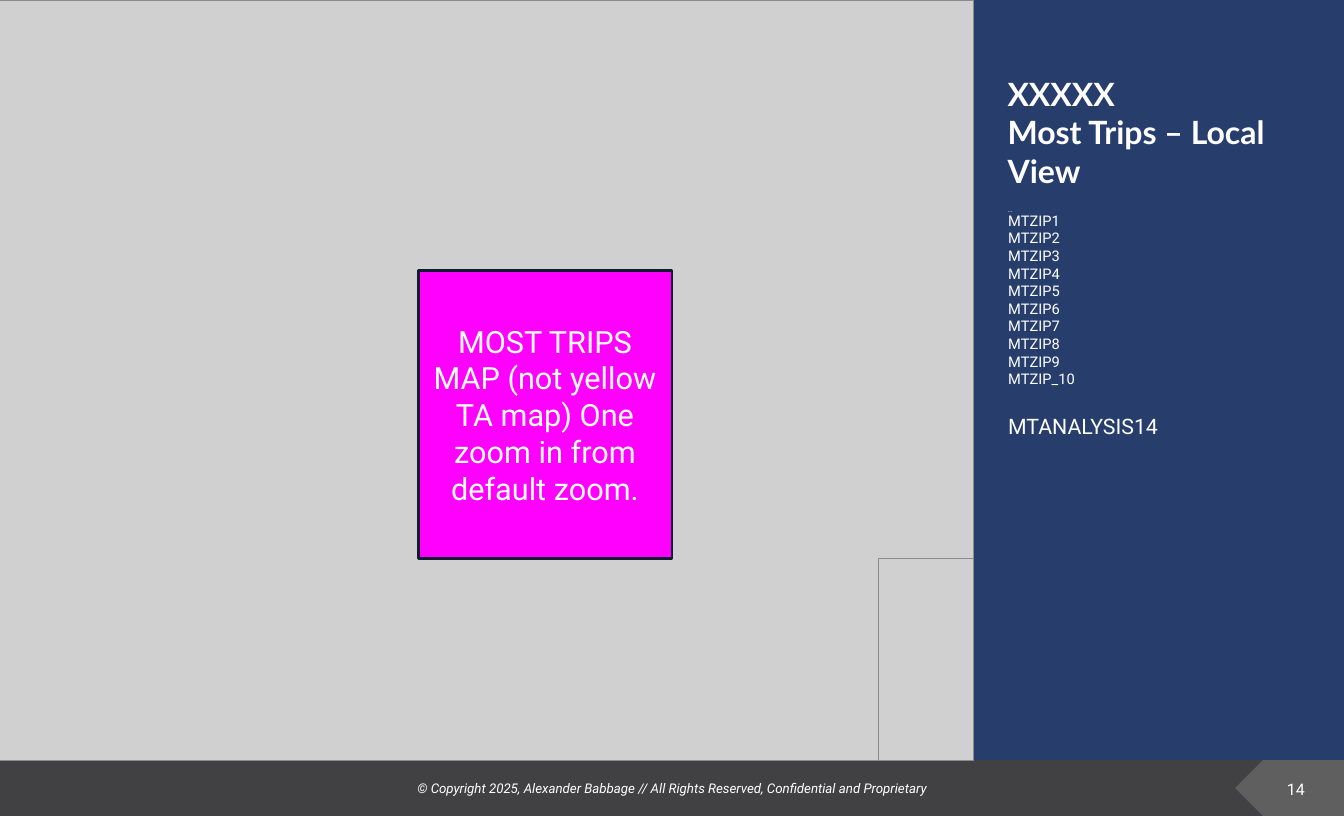
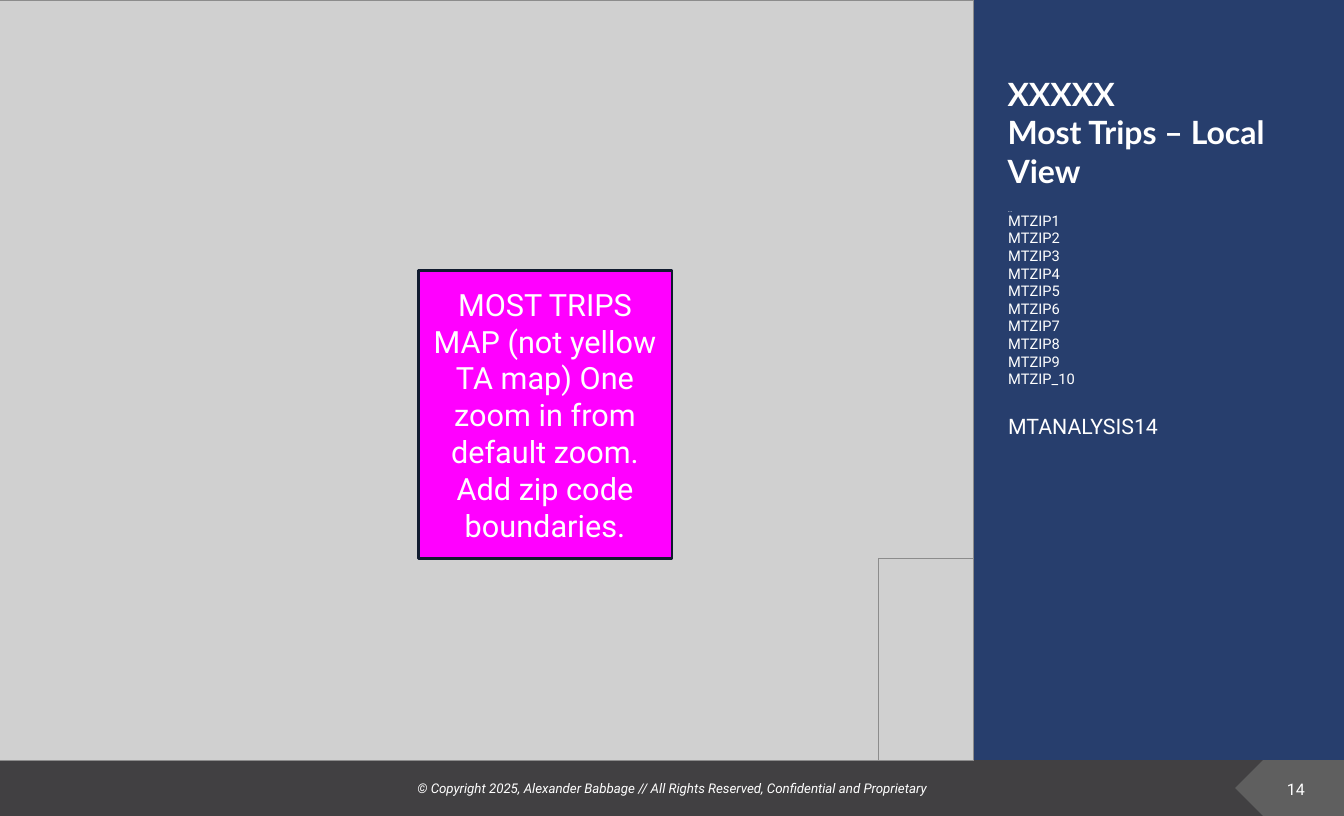
Before and after one commit to deeemdeeem/tt-report-automation, a slide deck: slide 14 of TT_report.pptx. Drawn at 1344x816 pixels with LibreOffice and Linux fonts; fonts in the diff are those of the drawing; grey boxes stand for pictures; background and template pictures are left out. Boxes give left, top, right and bottom in pixels: in the first picture for what was removed or moved away, otherwise in the second. Text is boxed around its words. In the diff, an @@ line names an element or a change of style, - is before the commit and + after.

```diff
--- a/TT_report.pptx
+++ b/TT_report.pptx
@@ text in rectangle at <box>434,294,656,538</box>: text changed @@
-MOST TRIPS MAP (not yellow TA map) One zoom in from default zoom.
+MOST TRIPS MAP (not yellow TA map) One zoom in from default zoom. Add zip code boundaries.
```
Also in this commit, not shown: 3 other slides changed, 4 other files.
